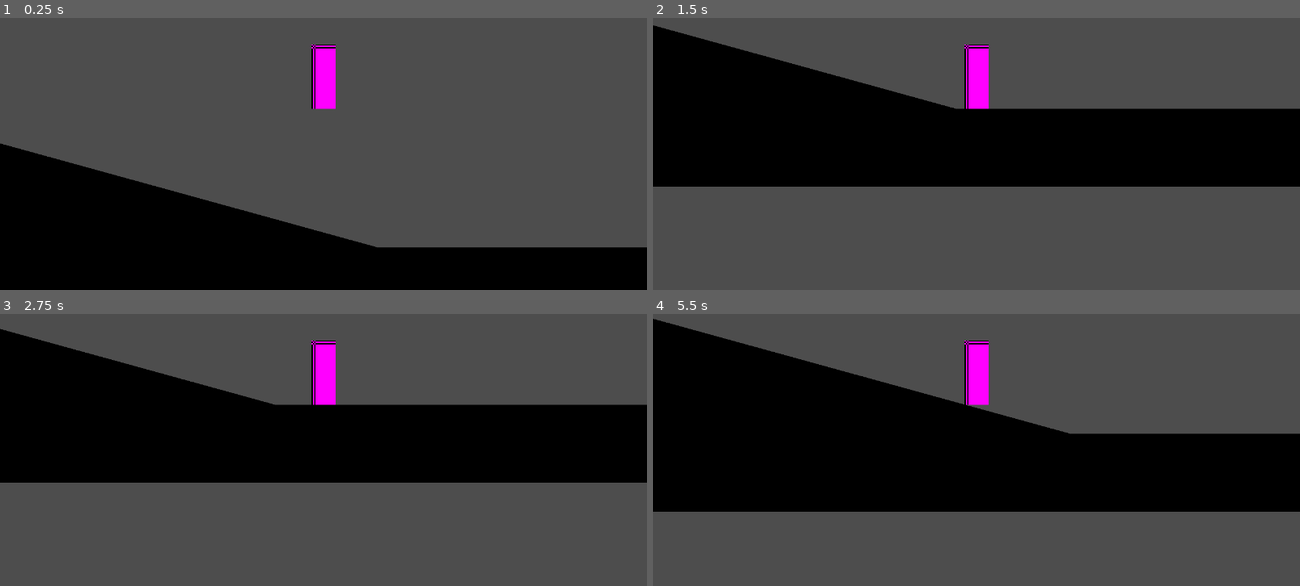
Above: before the commit, frames 1-4 (two rows, left to right).
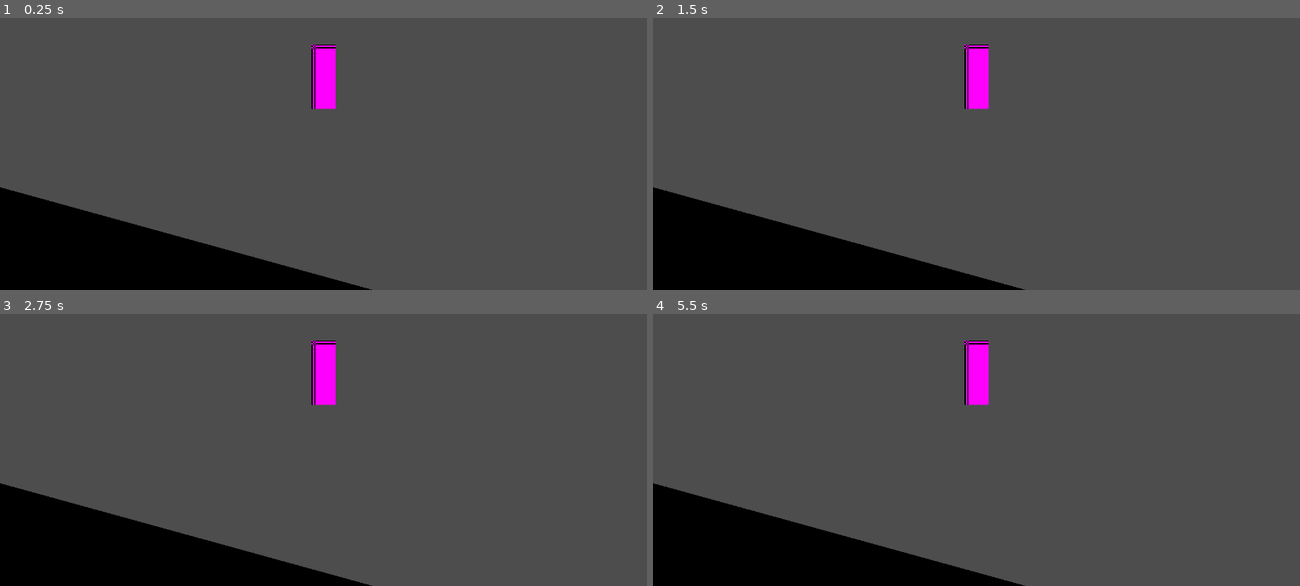
Above: after the commit, the same moments.

Repository: DGilev91/MetroidvaniaForge
Game: Godot game, scene res://playground.tscn
Two runs of this game, one before a commit and one after it. Both use one fixed random seed, a clock stepped at 60 frames per second and the inputs below.
Inputs:
- Up to frame 1 (0.25 s): no input
- Up to frame 2 (1.5 s): hold Right (RIGHT) 0.53-1.28 s; hold Left (LEFT) from 1.28 s (still down)
- Up to frame 3 (2.75 s): release Left (LEFT) at 2.03 s; hold Right (RIGHT) from 2.03 s (still down)
- Up to frame 4 (5.5 s): release Right (RIGHT) at 3.53 s; hold Left (LEFT) from 3.53 s (still down); tap Enter at 5 s

The runs differ from the first frame. In frame 1, 16% of the frame differs, in the area x 0-100%, y 45-100%; in frame 2, 47%; in frame 3, 46%; in frame 4, 52%, in the area x 0-100%, y 1-100%.

Commit message:
state machine

Diff:
--- a/player/player.tscn
+++ b/player/player.tscn
@@ -1,6 +1,7 @@
 [gd_scene format=3 uid="uid://xhvlothbeiv3"]
 
 [ext_resource type="Script" uid="uid://d4fekylvx2kxo" path="res://player/scripts/player.gd" id="1_oul6g"]
+[ext_resource type="Script" uid="uid://btm3r7nds0hpx" path="res://player/states/00_player_stale.gd" id="2_rkbax"]
 
 [sub_resource type="PlaceholderTexture2D" id="PlaceholderTexture2D_kqu6x"]
 size = Vector2(18, 48)
@@ -20,3 +21,13 @@
 shape = SubResource("RectangleShape2D_kqu6x")
 
 [node name="Camera2D" type="Camera2D" parent="." unique_id=142425986]
+
+[node name="Camera2D" type="Camera2D" parent="Camera2D" unique_id=257538878]
+
+[node name="States" type="Node" parent="." unique_id=836456200]
+
+[node name="Idle" type="Node" parent="States" unique_id=633496525]
+script = ExtResource("2_rkbax")
+
+[node name="Run" type="Node" parent="States" unique_id=11468595]
+script = ExtResource("2_rkbax")
--- a/player/scripts/player.gd
+++ b/player/scripts/player.gd
@@ -1,14 +1,36 @@
 class_name  Player extends CharacterBody2D
+
+@onready var states_node: Node = $States
+
+#region //State Machine Variables
+var states: Array[PlayerState]
+var current_state: PlayerState:
+	get: return states.front()
+var previous_state: PlayerState:
+	get: return states[1]
+#endregion
+
+#region /// standart variables
+var direction: Vector2 = Vector2.ZERO
+var gravity: float = 980
+#endregion
+
+
+func _ready() -> void:
+	initialize_states()
 
 func _process(_delta: float) -> void:
 	pass
 
 func _physics_process(_delta: float) -> void:
-	velocity.x = 0
-	if Input.is_action_pressed("LEFT"):
-		velocity.x = -100
-	elif Input.is_action_pressed("RIGHT"):
-		velocity.x = 100
+	pass
 
-	velocity.y = velocity.y + 980 * _delta
-	move_and_slide()
+func initialize_states() -> void:
+	states = []
+	for n in states_node.get_children():
+		if n is PlayerState:
+			n.player = self
+			states.append(n)
+
+	for state in states:
+		state.init()
--- /dev/null
+++ b/player/states/00_player_stale.gd
@@ -0,0 +1,28 @@
+@icon("res://player/states/state.svg")
+class_name PlayerState extends Node
+
+
+var player: Player
+var next_state: PlayerState
+
+#region /// state references
+# references to all states
+#endregion
+
+func init() -> void:
+	pass
+
+func enter() -> void:
+	pass
+
+func exit() -> void:
+	pass
+
+func handle_inpud(_event: InputEvent) -> PlayerState:
+	return next_state
+
+func process(_delta: float) -> PlayerState:
+	return next_state
+
+func physics_process(delta: float) -> PlayerState:
+	return next_state
--- /dev/null
+++ b/player/states/state.svg
@@ -0,0 +1,15 @@
+<svg width="16" height="16" viewBox="0 0 16 16" fill="none" xmlns="http://www.w3.org/2000/svg">
+<g clip-path="url(#clip0_3311_68)">
+<circle cx="8" cy="8" r="8" fill="#505050"/>
+<circle cx="8" cy="8" r="5" fill="#FF4A4A"/>
+<path d="M6 1V6H1L6 1Z" fill="#E5E5E5"/>
+<path d="M16 11V16H11L16 11Z" fill="#FF4A4A"/>
+<path d="M5 4L1 0H0V1L4 5L5 4Z" fill="#E5E5E5"/>
+<path d="M11 10L10 11L14 15L15 14L11 10Z" fill="#FF4A4A"/>
+</g>
+<defs>
+<clipPath id="clip0_3311_68">
+<rect width="16" height="16" fill="white"/>
+</clipPath>
+</defs>
+</svg>
Not shown, added: player/states/00_player_stale.gd.uid
Not shown, added: player/states/state.svg.import
